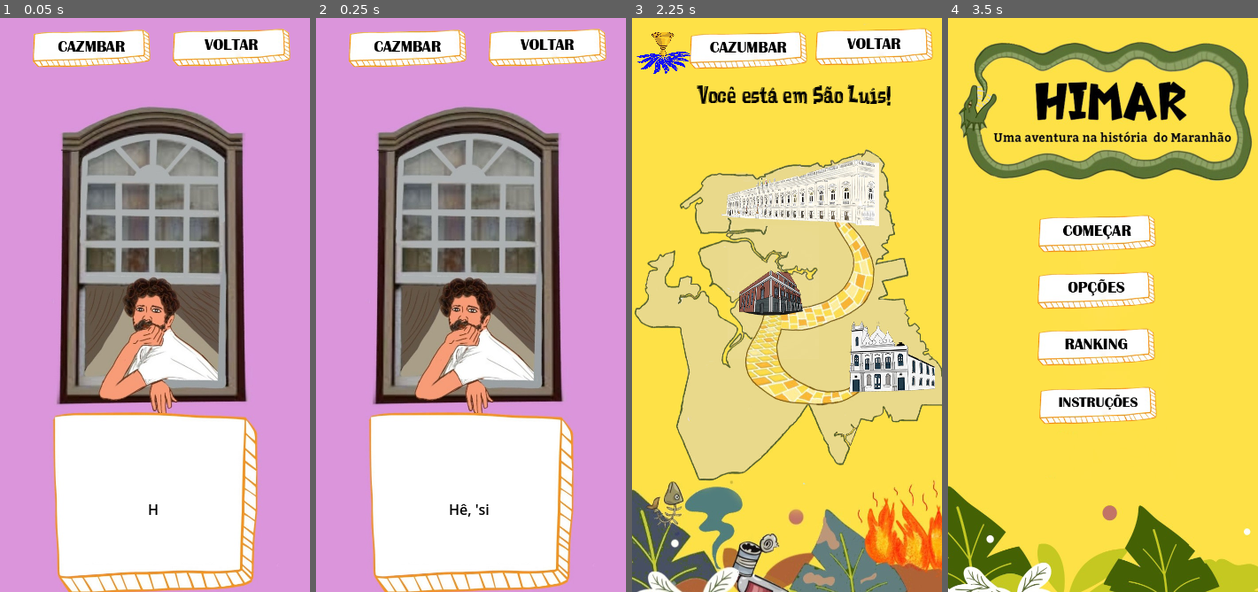
Above: before the commit, frames 1-4 (left to right).
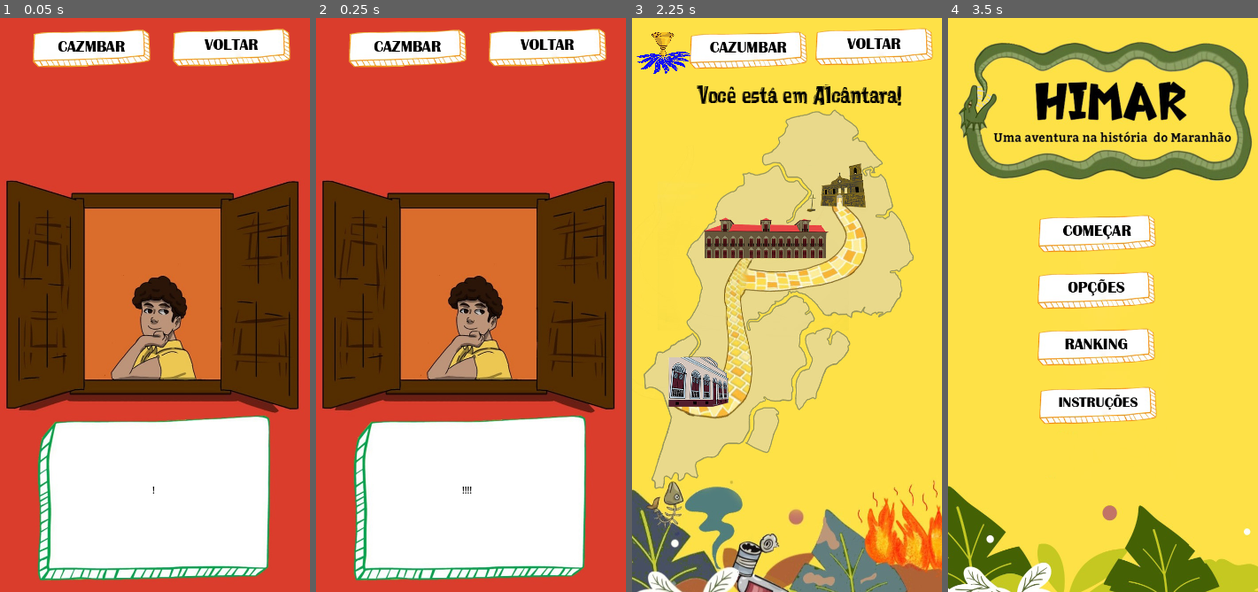
Above: after the commit, the same moments.

Repository: mellissy/HIMAR1
Game: Godot game, scene res://cenas/DICA.tscn
Two runs of this game, one before a commit and one after it. Both use one fixed random seed, a clock stepped at 60 frames per second and the inputs below. This scene is started directly instead of the project's main scene.
Inputs:
- Up to frame 1 (0.05 s): no input
- Up to frame 2 (0.25 s): no input
- Up to frame 3 (2.25 s): click "VOLTAR" at 0.5 s; click "CAZUMBAR" at 1.25 s; click "VOLTAR" at 2 s
- Up to frame 4 (3.5 s): click "VOLTAR" at 2.75 s

The runs differ from the first frame. In frame 1, 79% of the frame differs, in the area x 0-100%, y 0-100%; in frame 2, 80%; in frame 3, 32%; in frame 4, nothing differs.

Commit message:
criei um script global

Diff:
--- a/cenas/DICA.tscn
+++ b/cenas/DICA.tscn
@@ -60,9 +60,10 @@
 
 [node name="Label" type="Label" parent="."]
 offset_left = 63.0
-offset_top = 475.0
+offset_top = 454.0
 offset_right = 284.0
-offset_bottom = 634.0
+offset_bottom = 613.0
+theme_override_font_sizes/font_size = 10
 horizontal_alignment = 1
 vertical_alignment = 1
 autowrap_mode = 2
--- a/project.godot
+++ b/project.godot
@@ -15,6 +15,10 @@
 config/features=PackedStringArray("4.0")
 config/icon="res://icon.png"
 
+[autoload]
+
+Global="*res://script/GLOBAL.gd"
+
 [display]
 
 window/size/viewport_width=350
@@ -30,4 +34,5 @@
 
 [rendering]
 
+textures/vram_compression/import_etc2_astc=true
 environment/defaults/default_environment="res://default_env.tres"
--- a/script/CAZUMBAR.gd
+++ b/script/CAZUMBAR.gd
@@ -27,12 +27,10 @@
 	$botao1/Label.modulate = Color(0,0,0,1)
 	$Label.modulate = Color(0,0,0,1)
 
-	var file = FileAccess.open("res://citty.txt", FileAccess.READ)
-	var info = file.get_as_text().split(":")
-	var leve = info[1].split(";")
-	current = leve[0]
-	num1 =info[0]
-	num2 =leve[1]
+
+	current = Global.cidade
+	num1 =Global.botao
+	num2 =Global.pena
 
 	$Label.text = "Estamos em "+ current + "\n Vamos para onde?"
 	$botao2/Label.text = (path[current][0])
@@ -48,24 +46,19 @@
 	pass # Replace with function body.
 
 func _on_botao2_pressed():
-	current = path[current][0]
-	write(num1 + ":" + current + ";" + num2)
+	Global.cidade = path[current][0]
+	#write(num1 + ":" + current + ";" + num2)
 	get_tree().change_scene_to_file("res://cenas/DANCA.tscn"  )
 	pass # Replace with function body.
 
 func _on_botao3_pressed():
-	current = path[current][1]
-	write(num1 + ":" + current + ";" + num2)
+	Global.cidade = path[current][1]
+	#write(num1 + ":" + current + ";" + num2)
 	get_tree().change_scene_to_file("res://cenas/DANCA.tscn"  )
 	pass # Replace with function body.
 
 func _on_botao4_pressed():
-	current = path[current][2]
-	write(num1 + ":" + current + ";" + num2)
+	Global.cidade = path[current][2]
+	#write(num1 + ":" + current + ";" + num2)
 	get_tree().change_scene_to_file("res://cenas/DANCA.tscn"  )
 	pass # Replace with function body.
-
-func write(txt):
-
-	var file = FileAccess.open("res://citty.txt", FileAccess.WRITE)
-	file.store_string(txt)
--- a/script/CIDADE.gd
+++ b/script/CIDADE.gd
@@ -66,11 +66,15 @@
 	"Viana": [ Vector2(80,60),Vector2(70,70),Vector2(65,60) ],
 	}
 
-var current = " "
-var num1 = " "
+var current = ""
+var num1
 var num2
 
 func _ready():
+	current =Global.cidade
+	num1 = Global.botao
+	num2 =Global.pena
+
 	$AudioStreamPlayer2D.play()
 	$botao1/Label.text = "CAZUMBAR"
 	$botao1/Label.modulate = Color(0,0,0,1)
@@ -79,14 +83,9 @@
 	$estamos_em.modulate = Color(0,0,0,1)
 
 
-	# = File.new()
-	var file = FileAccess.open("res://citty.txt", FileAccess.READ)
-	var info = file.get_as_text().split(":")
-	var leve = info[1].split(";")
-	current = leve[0]
-	num2 = leve[1]
-	var cont = int(leve[1])
-	$penas.texture = load(penas["pena"][cont])
+
+
+	$penas.texture = load(penas["pena"][num2])
 	$Sprite2D.texture = load(cidades[current][0])
 	$estamos_em.text = " Você está em " + current +"!"
 
@@ -97,7 +96,7 @@
 	$dica1.size = size_b[current][0]
 	$dica2.size = size_b[current][1]
 	$dica3.size = size_b[current][2]
-	print(info) # info[0],current;leve[1]
+
 	pass
 
 func _on_botao2_pressed():
@@ -111,8 +110,8 @@
 	pass # Replace with function body.
 
 func _on_dica1_pressed():
-	num1 = "0"
-	write(num1 + ":" + current + ";" + num2)
+	Global.botao = 0
+	#write(num1 + ":" + current + ";" + num2)
 	if current == "Alcântara" :
 		get_tree().change_scene_to_file("res://cenas/RELIQUIAS.tscn" )
 	else:
@@ -120,24 +119,19 @@
 	pass # Replace with function body.
 
 func _on_dica2_pressed():
-	num1 = "1"
-	write(num1 + ":" + current + ";" + num2)
-	if current == "Alcântara" or (current == "Codó" and num1 == "1"):
+	Global.botao = 1
+	#write(num1 + ":" + current + ";" + num2)
+	if Global.cidade == "Alcântara" or (Global.cidade == "Codó" and Global.botao == 1):
 		get_tree().change_scene_to_file("res://cenas/RELIQUIAS.tscn" )
 	else:
 		get_tree().change_scene_to_file("res://cenas/DICA.tscn" )
 	pass # Replace with function body.
 
 func _on_dica3_pressed():
-	num1 = "2"
-	write(num1 + ":" + current + ";" + num2)
+	Global.botao = 2
+	#write(num1 + ":" + current + ";" + num2)
 	if current == "Alcântara" :
 		get_tree().change_scene_to_file("res://cenas/RELIQUIAS.tscn" )
 	else:
 		get_tree().change_scene_to_file("res://cenas/DICA.tscn" )
 	pass # Replace with function body.
-
-func write(txt):
-	#var file = File.new()
-	var file = FileAccess.open("res://citty.txt", FileAccess.WRITE)
-	file.store_string(txt)
--- a/script/DANCA.gd
+++ b/script/DANCA.gd
@@ -4,23 +4,21 @@
 var num1
 var num2
 func _ready():
+	print(Global.cidade)
+	print(Global.botao)
+	print(Global.pena)
 	$AudioStreamPlayer2D.play()
 	$botao1/Label.text = "PULAR"
 	$botao1/Label.modulate = Color(0,0,0,1)
 
-	#var file = File.new()
-	var file = FileAccess.open("res://citty.txt", FileAccess.READ)
-	var info = file.get_as_text().split(":")
-	var leve = info[1].split(";")
-	current = leve[0]
+	current =Global.cidade
 
-	num2 = leve[1]
+	num2 = Global.pena-1
+	Global.pena= num2
+	print(num2)
 
-	var num = int(num2)-1
-	if num<0:
+	if num2<0:
 		get_tree().change_scene_to_file("res://cenas/RELIQUIAS.tscn"  )
-	num2 = str(num)
-	write(info[0] + ":" + current + ";" + num2)
 
 	pass
 
@@ -28,10 +26,6 @@
 	get_tree().change_scene_to_file("res://cenas/CIDADE.tscn"  )
 	pass # Replace with function body.
 
-func write(txt):
-	#var file = File.new()
-	var file = FileAccess.open("res://citty.txt", FileAccess.WRITE)
-	file.store_string(txt)
 
 func _on_video_stream_player_finished():
 	get_tree().change_scene_to_file("res://cenas/CIDADE.tscn"  )
--- a/script/DICA.gd
+++ b/script/DICA.gd
@@ -166,7 +166,7 @@
 
 }
 
-var current
+var current = " "
 var num1
 var num2
 var num =0
@@ -176,19 +176,13 @@
 	$botao2/Label.text = "CAZMBAR"
 	$botao2/Label.modulate = Color(0,0,0,1)
 
-	#var file = File.new()
-	var file = FileAccess.open("res://citty.txt", FileAccess.READ)
-	var info = file.get_as_text().split(":")
-	var leve = info[1].split(";")
-	current = leve[0]
-
-	num1 = info[0]
-	num2 = leve[1]
-	num = int(info[0])
-	$Label.text = (texto[current][num])
+	current = Global.cidade
+	num1 =Global.botao
+	num2 = Global.pena
+
+	$Label.text = (texto[current][num1])
 	$Label.modulate = Color(0,0,0,1)
-	var num = int(num1)
-	$Sprite2D.texture = load(tela[current][num])
+	$Sprite2D.texture = load(tela[current][num1])
 
 	pass
 var soma = 0
@@ -206,9 +200,3 @@
 func _on_botao2_pressed():
 	get_tree().change_scene_to_file("res://cenas/CAZUMBAR.tscn" )
 	pass # Replace with function body.
-
-
-func write(txt):
-	#var file = File.new()
-	var file =FileAccess.open("res://citty.txt", FileAccess.WRITE)
-	file.store_string(txt)
--- /dev/null
+++ b/script/GLOBAL.gd
@@ -0,0 +1,5 @@
+extends Node
+
+var cidade = "Alcântara"
+var pena = 9
+var botao = 0
--- a/script/OPCOES.gd
+++ b/script/OPCOES.gd
@@ -2,7 +2,7 @@
 
 
 func _ready():
-	$AudioStreamPlayer2D.play(2)
+	#$AudioStreamPlayer2D.play(2)
 	$musica/Label.text ="MUSICA"
 	$musica/Label.modulate = Color(0,0,0,1)
 	$sons/Label.text =  "EFEITOS SONOROS"
--- a/script/RELIQUIAS.gd
+++ b/script/RELIQUIAS.gd
@@ -1,15 +1,12 @@
 extends Node2D
 
-var current
+var current = " "
 var num2
 func _ready():
 
-	#var file = File.new()
-	var file = FileAccess.open("res://citty.txt", FileAccess.READ)
-	var info = file.get_as_text().split(":")
-	var leve = info[1].split(";")
-	current = leve[0]
-	num2 = leve[1]
+
+	current = Global.cidade
+	num2 = Global.pena
 
 	if current == "Codó":
 		$Label.text = "PARABÉNS,\nVOCÊ ENCONTROU A PRIMEIRA RELÍQUIA!"
@@ -17,10 +14,10 @@
 		$Sprite2D.texture = load("res://tudo/imagens/reliquia/reliquia_1.jpeg" )
 	elif current == "Alcântara":
 		$Label.text = "PARABÉNS,\nVOCÊ ENCONTROU TODAS AS RELÍQUIAS!"
-		$botao1/Label.text =" CONTINUAR"
+		$botao1/Label.text =" SAIR"
 		$Sprite2D.texture = load( "res://tudo/imagens/reliquia/reliquia1.jpeg")
 	else:
-		if num2 == "-1":
+		if num2 == -1:
 			$Sprite2D.texture = load("res://tudo/imagens/sino_azul/sino0azul.jpg" )
 			$Sprite2D.scale = Vector2(0.5,0.5)
 			$Label.text = "GAME OVER"
--- a/script/VIDEO_INICIAL.gd
+++ b/script/VIDEO_INICIAL.gd
@@ -1,6 +1,11 @@
 extends Node2D
 
 func _ready():
+	Global.cidade = "São Luís"
+	Global.botao = 0
+	Global.pena = 9
+
+
 	#$AudioStreamPlayer2D.play()
 	$botao1/Label.text = "PULAR"
 	$botao1/Label.modulate = Color(0,0,0,1)
Not shown, changed: HIMAR.apk
